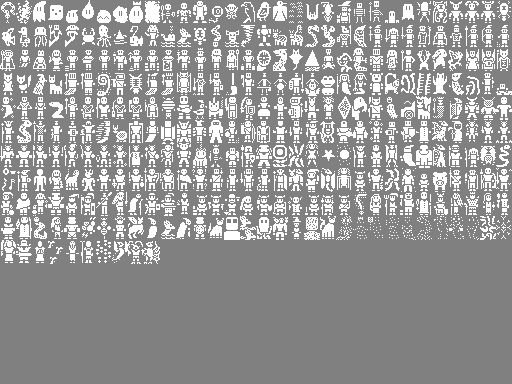
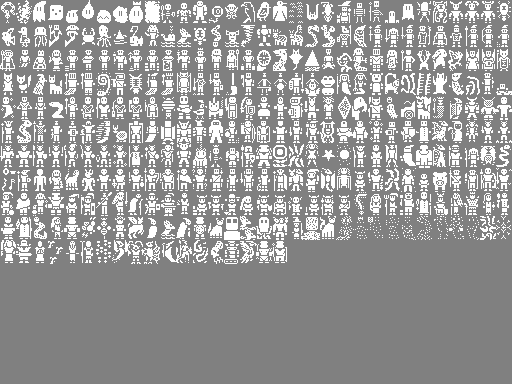
Layer changes from the first 512×384 image to the second:
painted on "creature_sprites.png" over <box>114,223,304,264</box>
